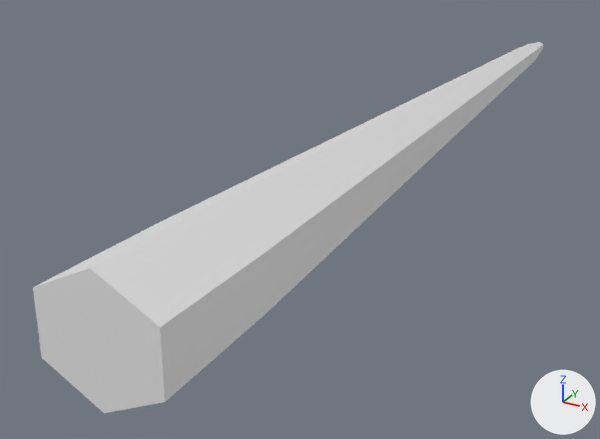
The FBX model player/dragon_3D/models/tail.fbx as it was, and as the next commit left it.
The view is the same before and after, from a camera (50 mm lens) standing at (5.7, -1.06, 4.97) and looking at (-1.75, 12.47, -1.8). Lighting does not change. The marker at lower right points along +X, +Y and +Z. The first picture is the older version. Where no turn or scale is listed for an object, it has been applied to the vertices.

In view in the first picture: 'Tail'.
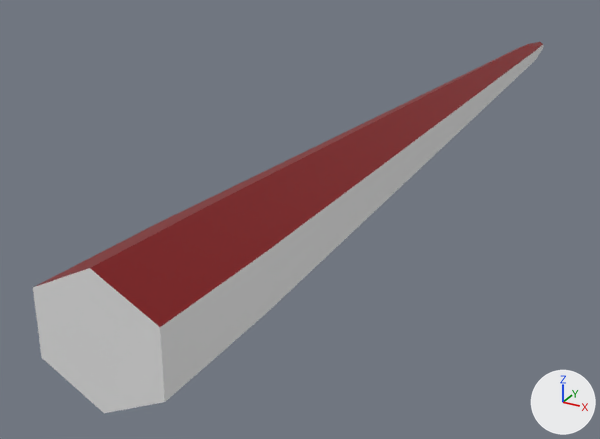
What differs and where, as boxes [x1, y1, x2, y2] in the pictures (600 x 439 px):
```json
{"part": 1, "of": "me_cylinder_005", "change": "recoloured", "before": [35, 42, 543, 327], "after": [35, 42, 543, 327], "on screen": "white to red"}
```

Scene script edits in JSON lines:
```json
{"op": "add", "block": "mat_material_002", "code": ["mat_material_002 = principled_material('Material.002')", "mat_material_002.base_color = (0.8, 0.8, 0.8)  # white #e7e7e7"]}
{"op": "add", "block": "mat_material_001", "code": ["mat_material_001 = principled_material('Material.001')", "mat_material_001.base_color = (0.22, 0.0, 0.00161)  # red #810005"]}
{"block": "me_cylinder_005", "where": "me_cylinder_005.from_pydata(...)  # 66 vertices, 64 faces; spans x -0.9..0.9, y 0.1..19.4, z -1.0..0.9"}
{"block": "me_cylinder_005", "where": "# used by ob_tail; location = (0.0, 4.61, 0.14)"}
{"block": "me_cylinder_005", "change": "me_cylinder_005 part 1: all 20 faces centred in x -0.4..0.4, y 1.2..18.7, z -0.2..0.6 switch from no material to mat_material_001 (red #810005)"}
{"op": "add", "block": "me_cylinder_005", "code": "me_cylinder_005.materials.append(mat_material_002)  # white #e7e7e7"}
```
